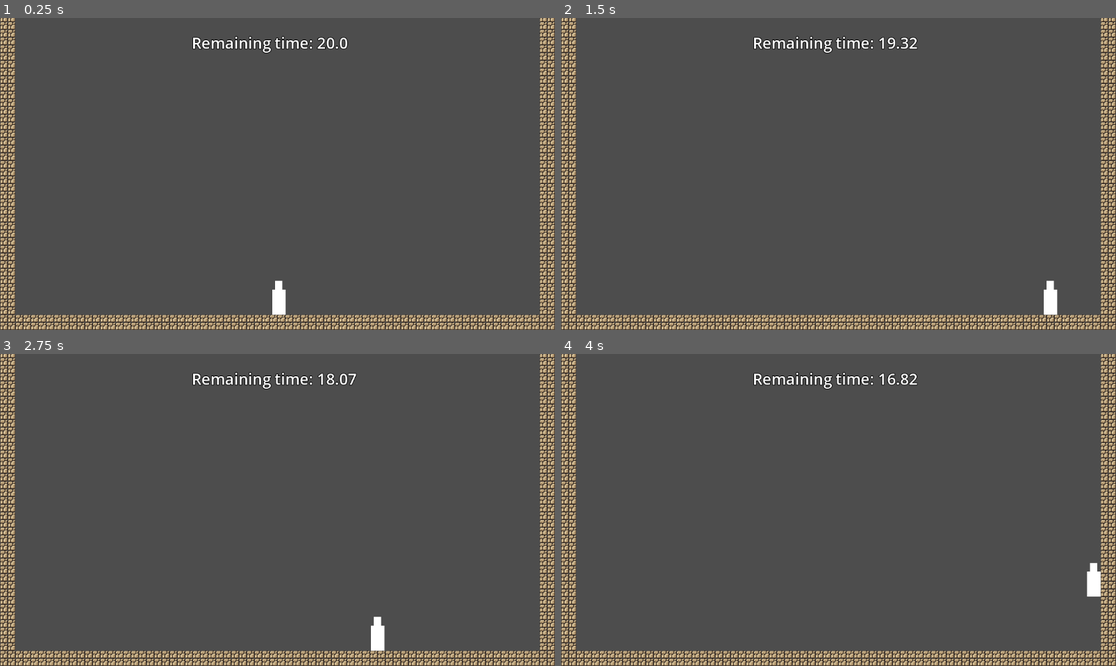
Above: before the commit, frames 1-4 (two rows, left to right).
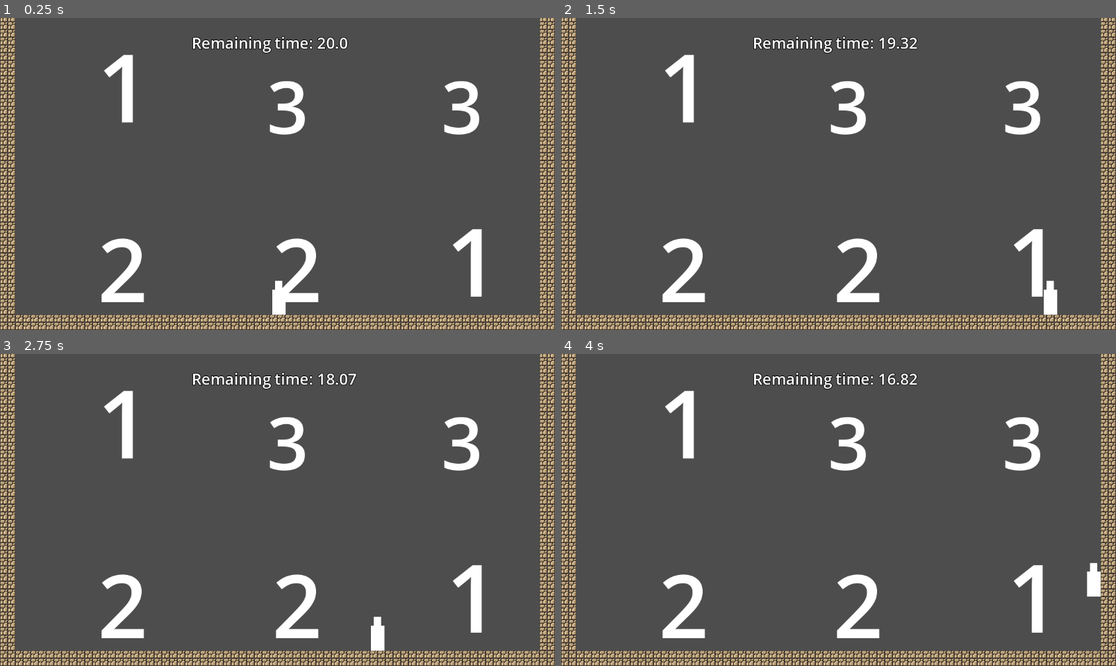
Above: after the commit, the same moments.

Repository: Maurcy/YOG-cursed-ascent
Game: Godot game, scene res://scenes/game.tscn
The game is run twice, just before and just after one commit, with the same random seed, the same clock (stepped at 60 frames per second) and the same inputs.
Inputs:
- Up to frame 1 (0.25 s): no input
- Up to frame 2 (1.5 s): tap Enter at 0.5 s; hold D (moveRight) from 0.53 s (still down); tap W (jump) at 0.77 s
- Up to frame 3 (2.75 s): tap W (jump) at 1.52 s; release D (moveRight) at 2.03 s; hold A (moveLeft) from 2.03 s (still down)
- Up to frame 4 (4 s): release A (moveLeft) at 2.78 s; hold D (moveRight) from 2.78 s (still down); tap W (jump) at 3.02, 3.77 s

The runs differ from the first frame. In frame 1, 3.5% of the frame differs, in the area x 18-87%, y 11-92%; in frame 2, 3.6%; in frame 3, 3.6%; in frame 4, 3.6%.
Error before the commit: Invalid access to property or key '1' on a base object of type 'Dictionary'. (res://scripts/game_manager.gd:52)

Commit message:
level generation works, fixed starting position and dictionary bug, level gen algorithm still missing a few features

Diff:
--- a/cursed-ascent/scripts/game_manager.gd
+++ b/cursed-ascent/scripts/game_manager.gd
@@ -4,9 +4,10 @@
 var timeUp = false;
 @onready var levelTimer: Timer = $levelTimer
 
-#
-const ROOM_WIDTH := 160
-const ROOM_HEIGHT := 160
+
+const ROOM_WIDTH := 362
+const ROOM_HEIGHT := 362
+var level_origin := Vector2(-400, -1800)
 
 var room_variants = {}
 
@@ -42,6 +43,8 @@
 	}
 
 	for type in folder_map.keys():
+		room_variants[type] = []
+
 		var path = base_path + folder_map[type]
 		var dir = DirAccess.open(path)
 		if dir:
@@ -52,6 +55,7 @@
 					room_variants[type].append(load(path + "/" + file))
 				file = dir.get_next()
 			dir.list_dir_end()
+
 
 
 func get_random_room_scene(room_type: int) -> PackedScene:
@@ -72,5 +76,5 @@
 
 			if room_scene:
 				var instance = room_scene.instantiate()
-				instance.position = Vector2(x * ROOM_WIDTH, y * ROOM_HEIGHT)
+				instance.position = level_origin + Vector2(x * ROOM_WIDTH, (grid.size() - 1 - y) * ROOM_HEIGHT)
 				add_child(instance)
